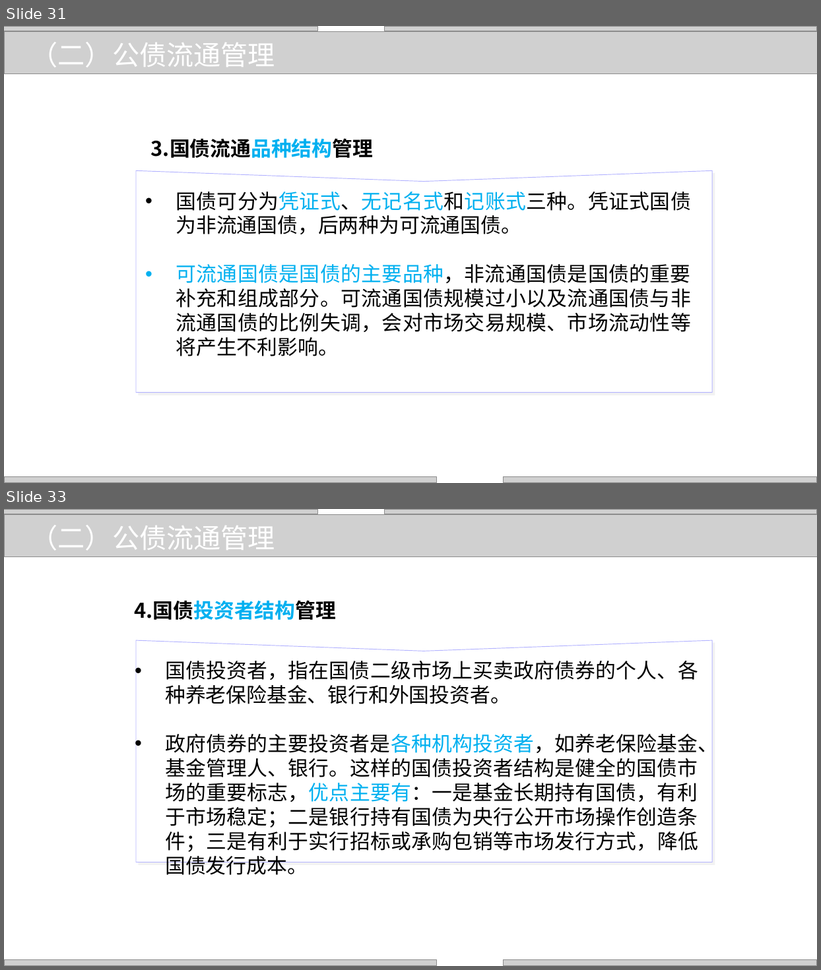
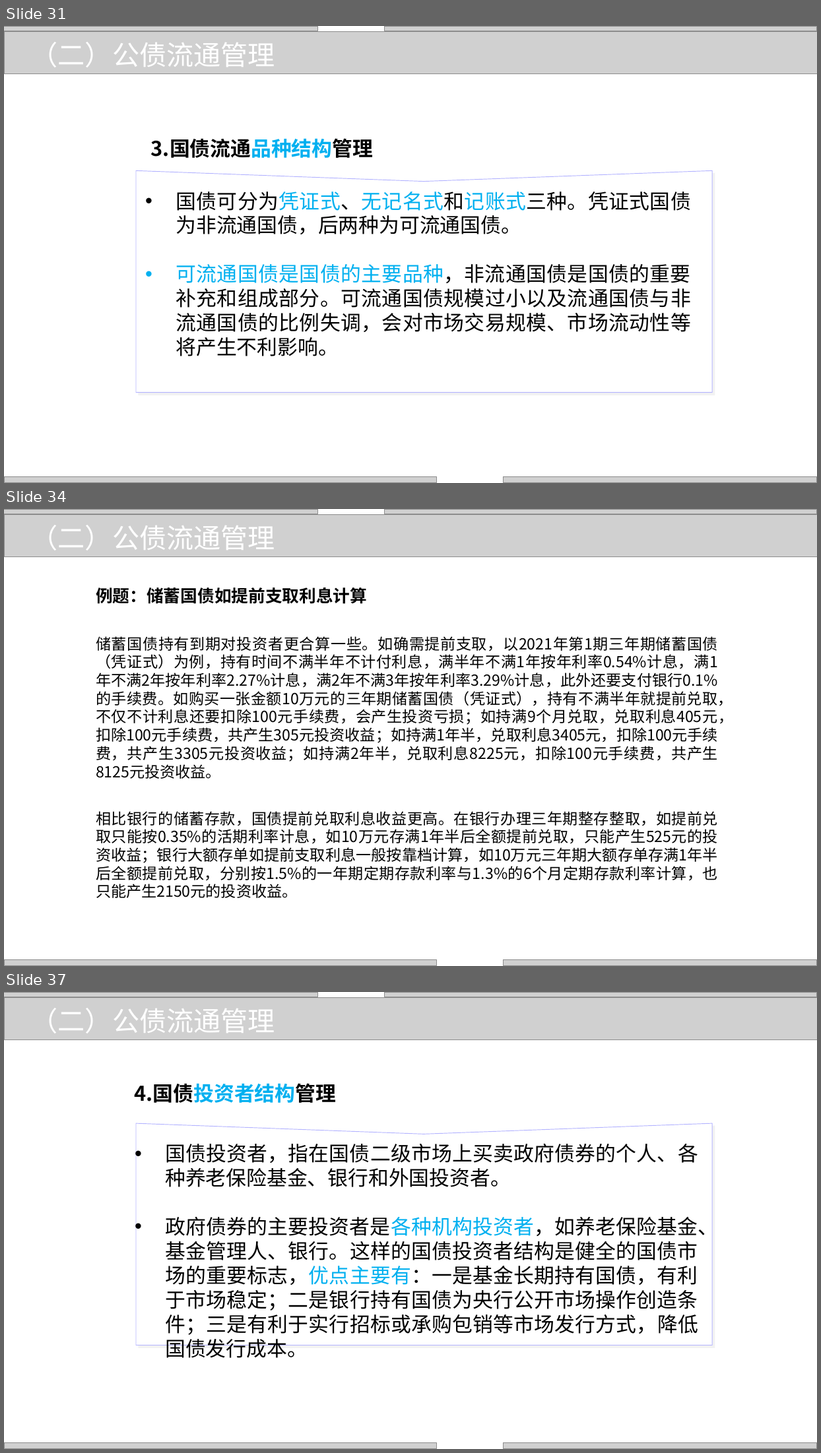
Before and after one commit to zhangjianzhang/internet_credit, a slide deck: files/slides/lecture_13.pptx. Shown one above the other, each under a label of ours: slides 31 and 33 before the commit, slides 31, 34 and 37 after it; the slides between them are not shown. The pictures are 821x970 and 821x1453 pixels, drawn with LibreOffice and Linux fonts; fonts in the diff are those of the drawing; grey boxes stand for pictures; background and template pictures are left out. Boxes give left, top, right and bottom in pixels: in the first picture for what was removed or moved away, otherwise in the second. Text is boxed around its words. In the diff, an @@ line names an element or a change of style, - is before the commit and + after.

```diff
--- a/files/slides/lecture_13.pptx
+++ b/files/slides/lecture_13.pptx
@@ slide 34 added at (4,509,817,966), background picture (left out) @@
@@ picture added at (4,514,817,557) @@
@@ text added at (31,525,275,550), 32 pt, text #FFFFFF @@
+（二）公债流通管理
@@ text added at (96,588,733,898), 18 pt, text #000000 @@
+例题：储蓄国债如提前支取利息计算
+储蓄国债持有到期对投资者更合算一些。如确需提前支取，以2021年第1期三年期储蓄国债（凭证式）为例，持有时间不满半年不计付利息，满半年不满1年按年利率0.54%计息，满1年不满2年按年利率2.27%计息，满2年不满3年按年利率3.29%计息，此外还要支付银行0.1%的手续费。如购买一张金额10万元的三年期储蓄国债（凭证式），持有不满半年就提前兑取，不仅不计利息还要扣除100元手续费，会产生投资亏损；如持满9个月兑取，兑取利息405元，扣除100元手续费，共产生305元投资收益；如持满1年半，兑取利息3405元，扣除100元手续费，共产生3305元投资收益；如持满2年半，兑取利息8225元，扣除100元手续费，共产生8125元投资收益。
+相比银行的储蓄存款，国债提前兑取利息收益更高。在银行办理三年期整存整取，如提前兑取只能按0.35%的活期利率计息，如10万元存满1年半后全额提前兑取，只能产生525元的投资收益；银行大额存单如提前支取利息一般按靠档计算，如10万元三年期大额存单存满1年半后全额提前兑取，分别按1.5%的一年期定期存款利率与1.3%的6个月定期存款利率计算，也只能产生2150元的投资收益。
@@ group added at (4,509,817,966): 4 pictures @@
@@ what was slide 33 is now slide 37 @@
```
Also in this commit, not shown: 13 slides changed, 3 other slides added, 3 other files.
